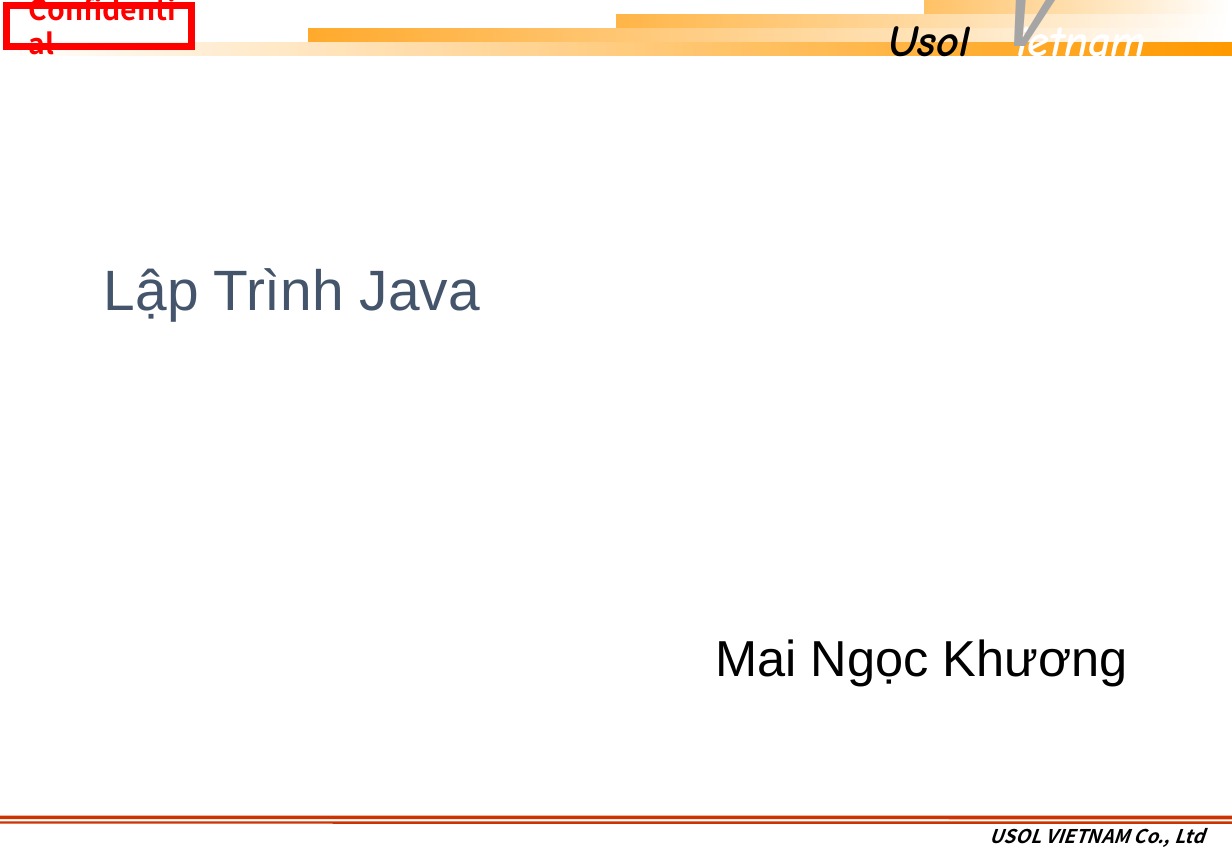
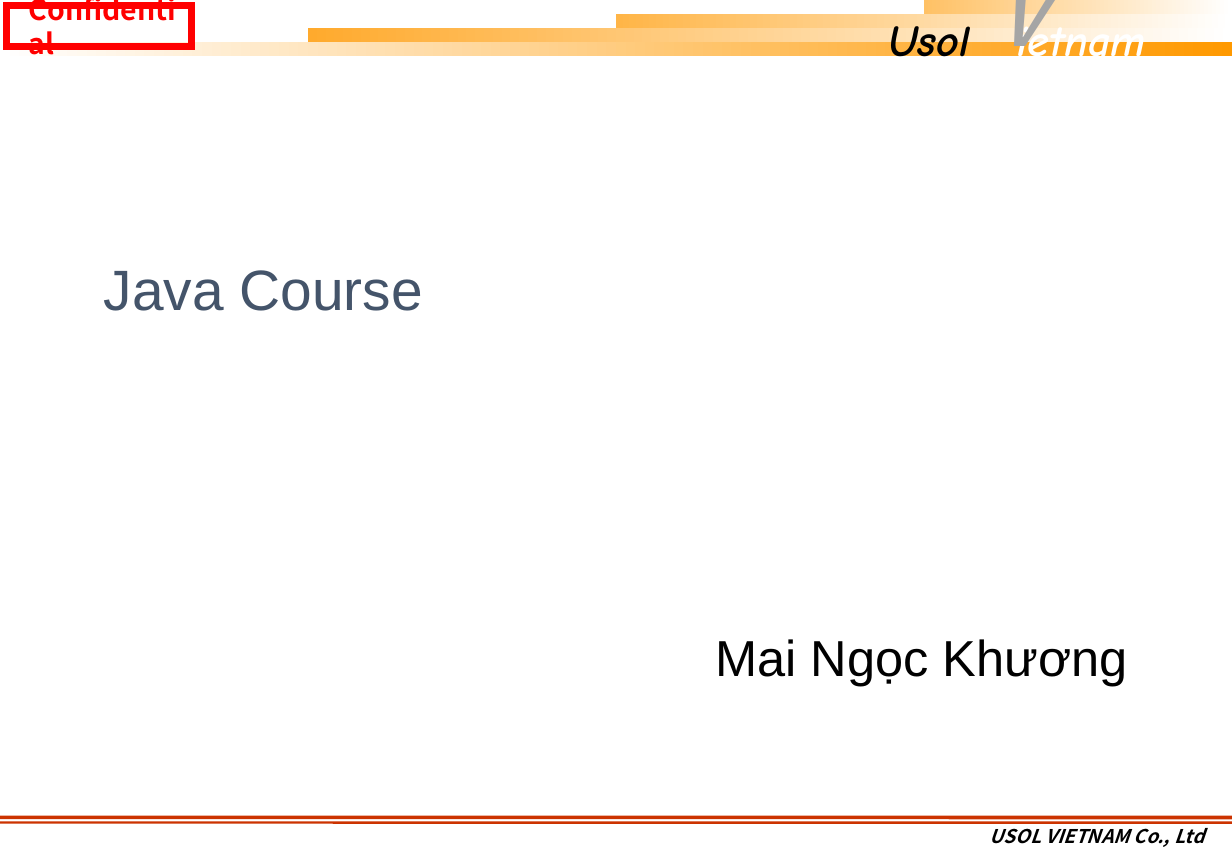
Before and after one commit to khuongmaingoc/javaDoc, a slide deck: slide 1 of Java_Week1.pptx. Drawn at 1232x853 pixels with LibreOffice and Linux fonts; fonts in the diff are those of the drawing; background and template pictures are left out. Boxes give left, top, right and bottom in pixels: in the first picture for what was removed or moved away, otherwise in the second. Text is boxed around its words. In the diff, an @@ line names an element or a change of style, - is before the commit and + after.

Commit message:
Slide 1

```diff
--- a/Java_Week1.pptx
+++ b/Java_Week1.pptx
@@ title at <box>104,270,423,311</box>: text changed @@
-Lập Trình Java
+Java Course
```
Also in this commit, not shown: 8 other slides changed, 4 slides added.
